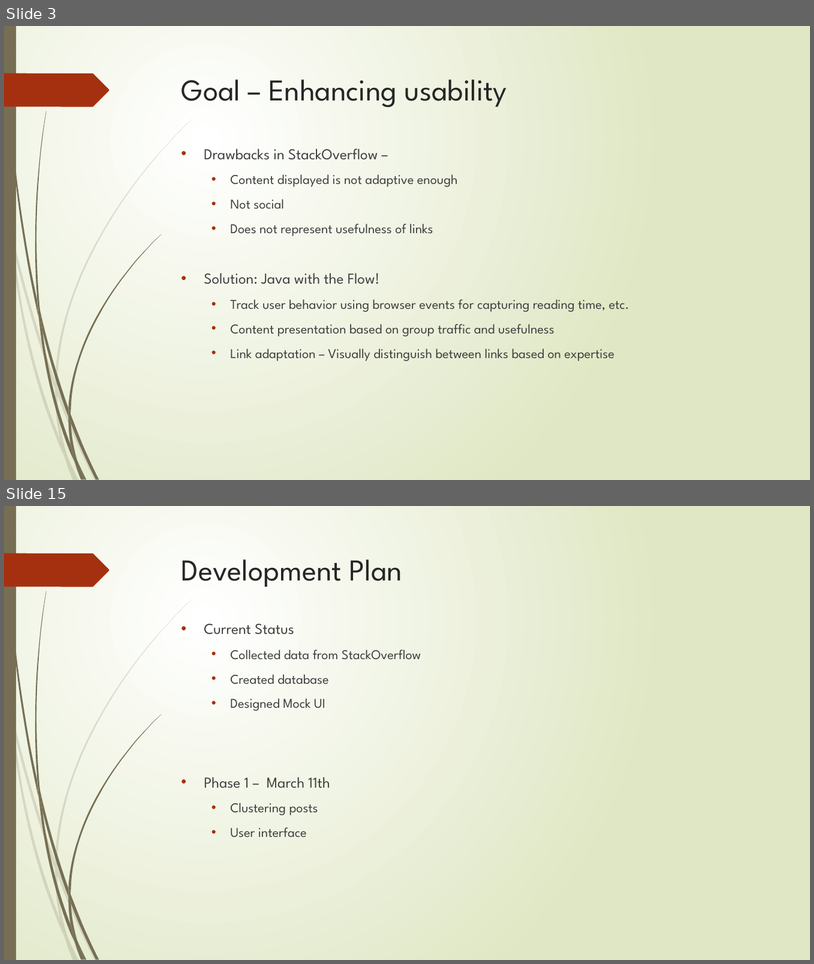
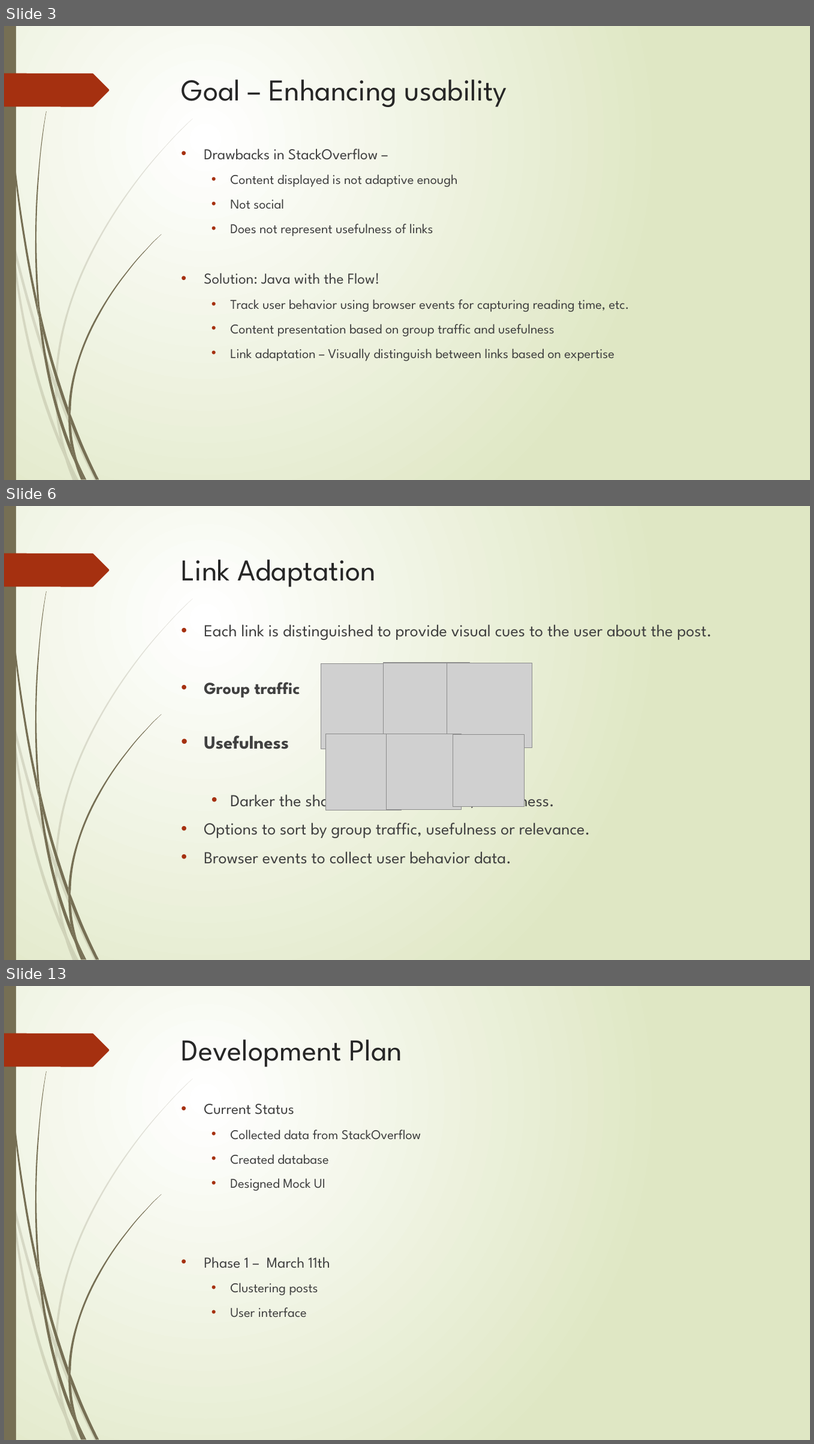
Before and after one commit to aartirao/JavaWithTheFlow, a slide deck: index/ppt/JavaWithTheFlow.pptx. Shown one above the other, each under a label of ours: slides 3 and 15 before the commit, slides 3, 6 and 13 after it; the slides between them are not shown. The pictures are 814x964 and 814x1444 pixels, drawn with LibreOffice and Linux fonts; fonts in the diff are those of the drawing; grey boxes stand for pictures. Boxes give left, top, right and bottom in pixels: in the first picture for what was removed or moved away, otherwise in the second. Text is boxed around its words. In the diff, an @@ line names an element or a change of style, - is before the commit and + after.

```diff
--- a/index/ppt/JavaWithTheFlow.pptx
+++ b/index/ppt/JavaWithTheFlow.pptx
@@ slide 6 added at (x1=4, y1=506, x2=810, y2=960), background gradient #FFFFFF to #DFE8C4; not listed: 24 template elements that a slide beside it also shows @@
@@ title added at (x1=182, y1=559, x2=376, y2=587), 36 pt, text #262626 @@
+Link Adaptation
@@ text added at (x1=204, y1=624, x2=712, y2=864), 20 pt, text #404040 @@
+• Each link is distinguished to provide visual cues to the user about the post.
+• Group traffic
+• Usefulness
+  • Darker the shade, higher the traffic/usefulness.
+• Options to sort by group traffic, usefulness or relevance.
+• Browser events to collect user behavior data.
@@ picture added at (x1=321, y1=664, x2=405, y2=748) @@
@@ picture added at (x1=383, y1=663, x2=470, y2=750) @@
@@ picture added at (x1=447, y1=663, x2=532, y2=747) @@
@@ picture added at (x1=326, y1=734, x2=402, y2=810) @@
@@ picture added at (x1=386, y1=734, x2=462, y2=810) @@
@@ picture added at (x1=453, y1=735, x2=525, y2=807) @@
@@ what was slide 15 is now slide 13 @@
```
Also in this commit, not shown: 6 slides changed, 4 other slides added, 7 slides removed.
